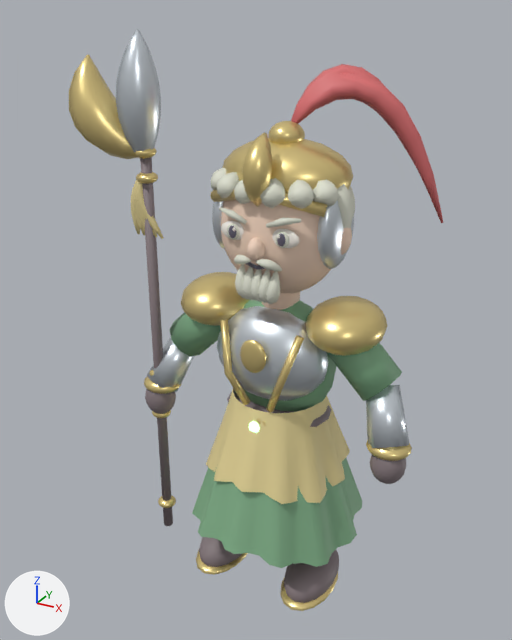
What one commit did to the glTF model samkok/web/models/44-e1.glb.
Both versions are drawn from a 50 mm lens placed at (1.78, -3.54, 3.61), pointed at (-0.18, 0.04, 1.83). Lighting does not change. The marker at lower left points along +X, +Y and +Z. The picture after the commit comes second.

Names of what the first picture shows: '44_T1_Emerald Elder_Mesh'.
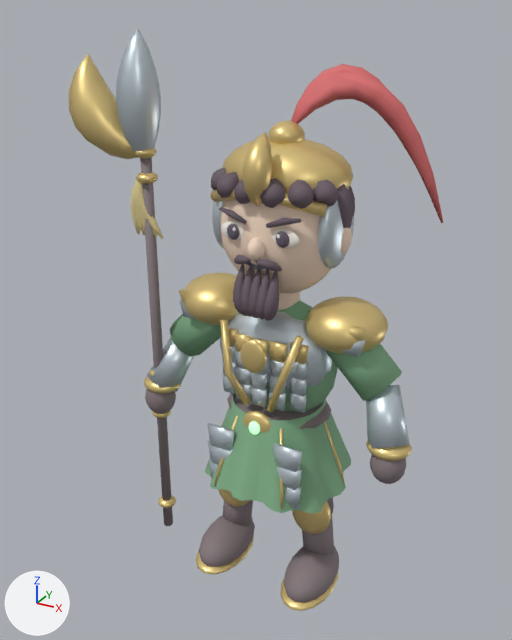
The change, as a diff of the scene's bpy script:
```diff
--- a/samkok/web/models/44-e1.glb.py
+++ b/samkok/web/models/44-e1.glb.py
@@ mat_hair_251b22 @@
+mat_hair_251b22 = principled_material('Hair 251b22')
+mat_hair_251b22.base_color = (0.145, 0.106, 0.133)  # dark grey #6a5c66
+mat_hair_251b22.roughness = 0.72
@@ me_44_t1_emerald_elder_mesh @@
 # used by ob_44_t1_emerald_elder_mesh; location = (0.0, 0.0, 0.0)
-me_44_t1_emerald_elder_mesh.from_pydata(...)  # 10608 vertices, 19424 faces; spans x -1.31..0.92, y -0.58..0.58, z 0.02..3.51
+me_44_t1_emerald_elder_mesh.from_pydata(...)  # 10286 vertices, 18820 faces; spans x -1.31..0.92, y -0.49..0.49, z 0.02..3.51
+# me_44_t1_emerald_elder_mesh part 1: the loose piece of 176 vertices spanning x -0.37..0.37, y -0.32..0.12, z 1.4..2.0 is scaled about its middle by (1.03, 0.909, 1), then moved by (0.0, 0.04, 0.0)
+# me_44_t1_emerald_elder_mesh part 2: 708 vertices moved from x -0.66..0.66, y -0.58..0.58, z 0.44..2.27 to x -0.67..0.67, y -0.49..0.49, z 0.77..2.25; 328 vertices removed from x -0.48..0.48, y -0.48..0.48, z 0.83..2.27; 358 vertices added at x -0.61..0.61, y -0.38..-0.16, z 0.81..2.25
+# me_44_t1_emerald_elder_mesh part 3: 2599 faces spanning x -0.43..0.43, y -0.35..0.33, z 2.0..2.8 switch from mat_hair_bfc3a5 (light grey #e0e3d2) to mat_hair_251b22 (dark grey #6a5c66)
+# other edits to the shape of me_44_t1_emerald_elder_mesh do not show in these pictures
 me_44_t1_emerald_elder_mesh.materials.append(mat_silk_396f40)
```

Pixel boxes (x1, y1, x2, y2) of what changed, in the pictures (512 x 640 px; the box of a moved part takes in the faces that stretch with it):
part 1 of me_44_t1_emerald_elder_mesh, moved or reshaped: before (217, 306, 329, 401); after (220, 311, 332, 388)
part 2 of me_44_t1_emerald_elder_mesh, moved or reshaped: before (181, 264, 387, 568); after (179, 264, 388, 514)
part 3 of me_44_t1_emerald_elder_mesh, recoloured (light grey to dark grey): before (211, 168, 355, 302); after (211, 168, 355, 318)
